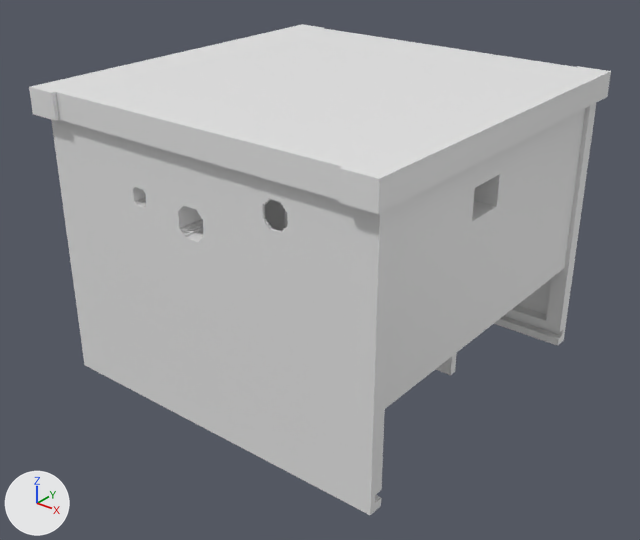
Two versions of the Blender file garbage-amp/combined/combined.blend, one commit apart.
The view is the same before and after, from a 50 mm camera at (-1.8, -261.9, 86.3) aimed at (-121.6, -112.3, -6.5). The axes (+X, +Y, +Z) are drawn at lower left. The lights are the same throughout.

The first picture shows 'Top.001'.
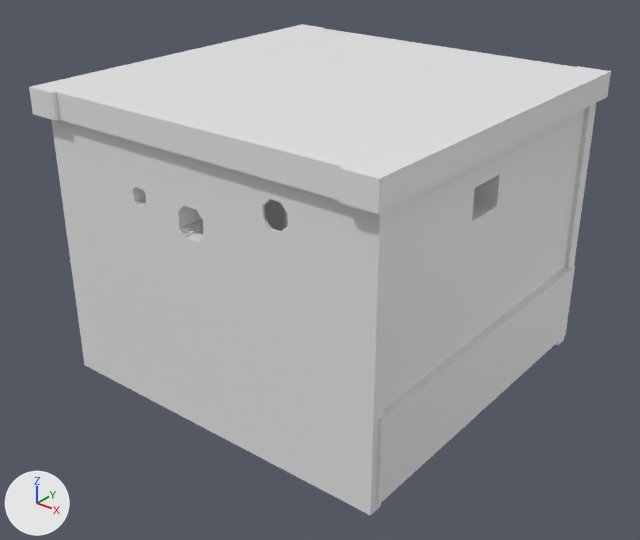
Where the newer file only moved an object's origin or applied its transform, the numbers keep the older frame.

What the commit changed:
me_top_001 is used by ob_top_001; location (-82.8, -151.3, 38.4); rotation (0.0, -3.142, 0.0), in degrees (0, -180, 0).
me_top_001 had 14451 vertices, 28031 faces and spanned x -6.0..86.0, y -2.0..90.0, z 0.0..70.9.
me_top_001 now has 15321 vertices, 29783 faces and spans x -6.0..86.0, y -2.0..90.0, z 0.0..70.9.
me_top_001 part 1: 870 vertices added at x -5.3..80.7, y 2.4..86.4, z 48.5..68.3.

Pixel boxes [x1, y1, x2, y2] of what changed, in the pictures (640 x 540 px):
part 1 of me_top_001, added: after [375, 266, 575, 504]
